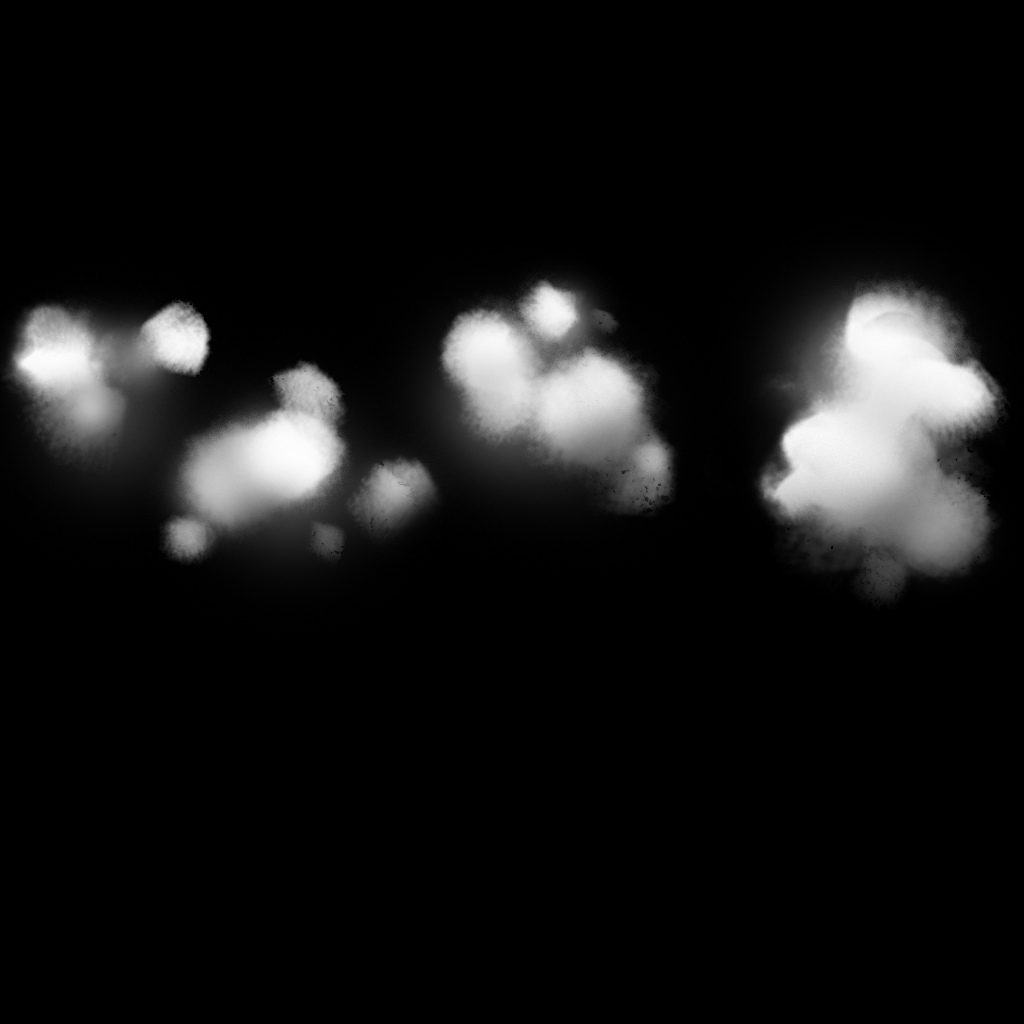
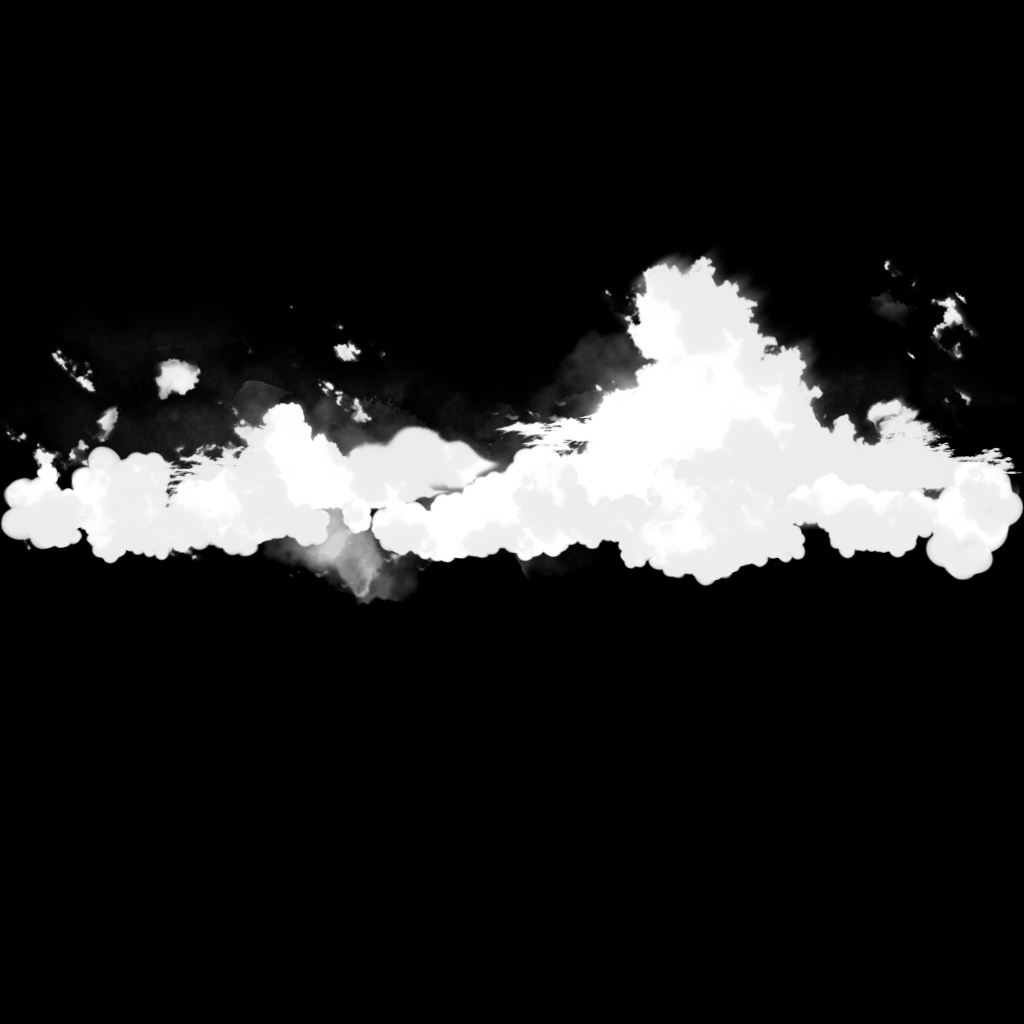
Layers edited between the first and the second 1024x1024 image:
added layer "Layer 3" above "Layer 11" over bbox(0, 443, 1024, 587)
added layer "Layer 11" above "Layer 2" over bbox(288, 400, 586, 589)
added layer "Layer 12" (11%) above "Layer 7" over bbox(68, 231, 1024, 611)
added layer "Layer 7" above "Layer 1 copy" over bbox(0, 244, 1024, 606)
hid "Layer 1 copy", opacity 100% → 23% over bbox(0, 231, 1024, 611)
